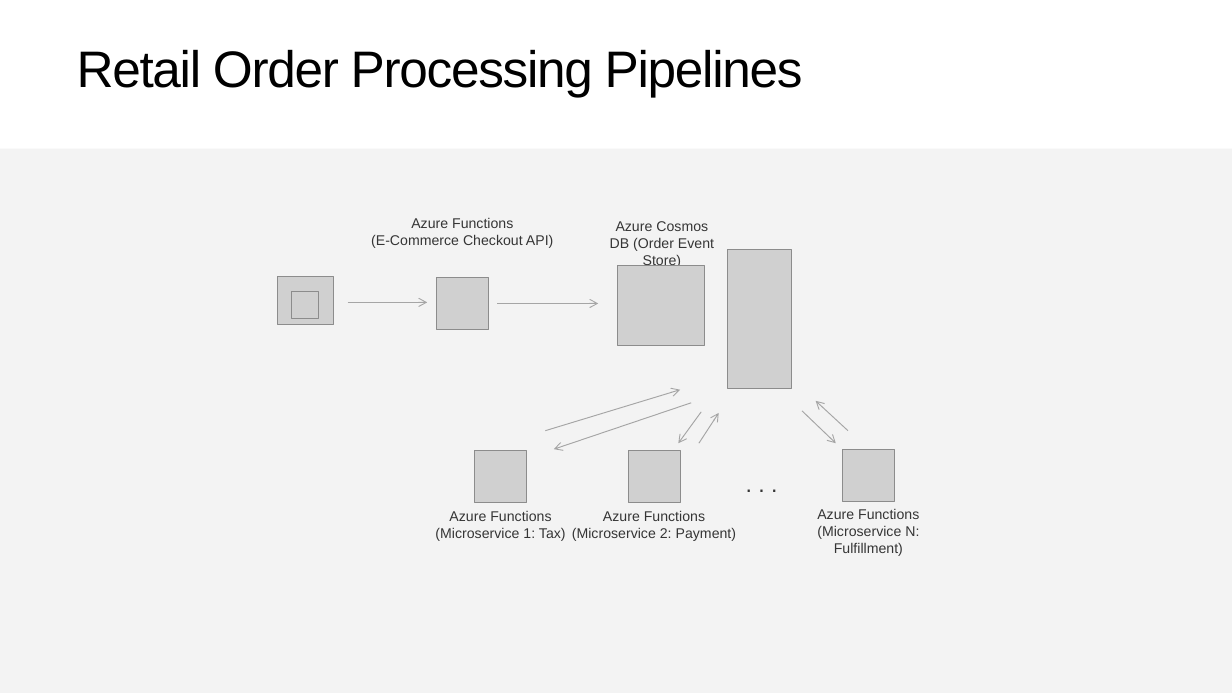
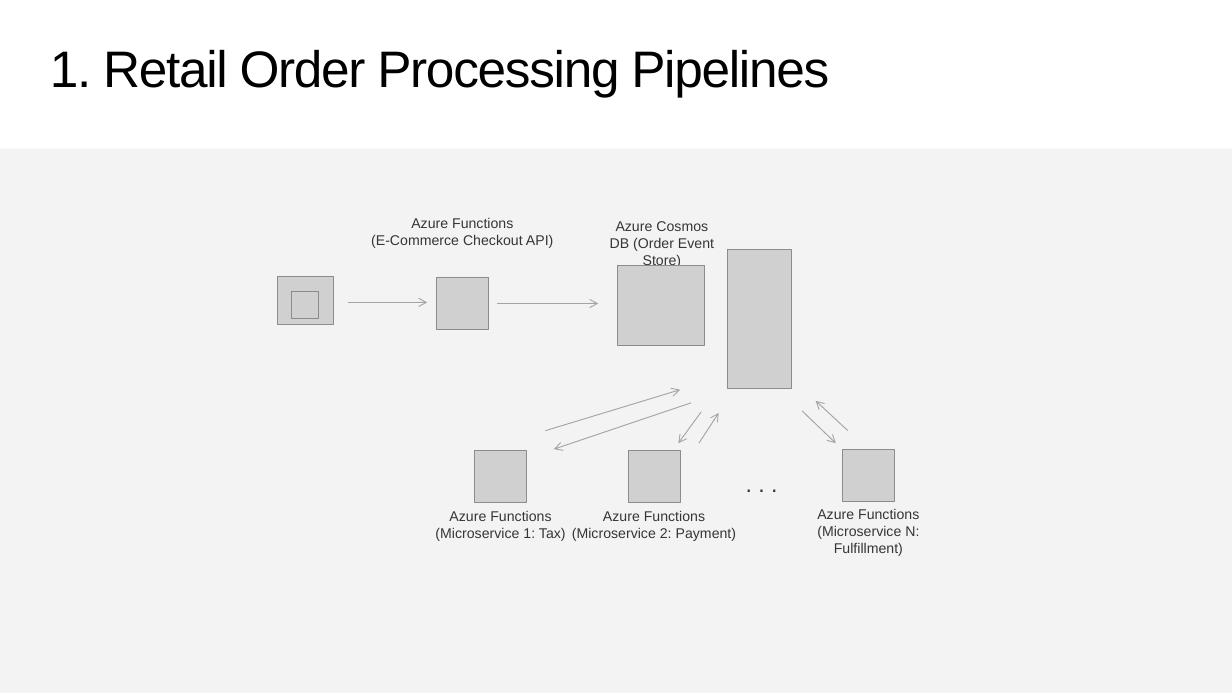
Before and after one commit to CosmosDB/labs, a slide deck: slide 5 of decks/Change-Feed.pptx. Drawn at 1232x693 pixels with LibreOffice and Linux fonts; fonts in the diff are those of the drawing; grey boxes stand for pictures. Boxes give left, top, right and bottom in pixels: in the first picture for what was removed or moved away, otherwise in the second. Text is boxed around its words. In the diff, an @@ line names an element or a change of style, - is before the commit and + after.

```diff
--- a/decks/Change-Feed.pptx
+++ b/decks/Change-Feed.pptx
@@ text at [50, 49, 829, 97]: text changed @@
-Retail Order Processing Pipelines
+1. Retail Order Processing Pipelines
```
Also in this commit, not shown: 7 other slides changed, 4 slides added, 1 slide removed.
